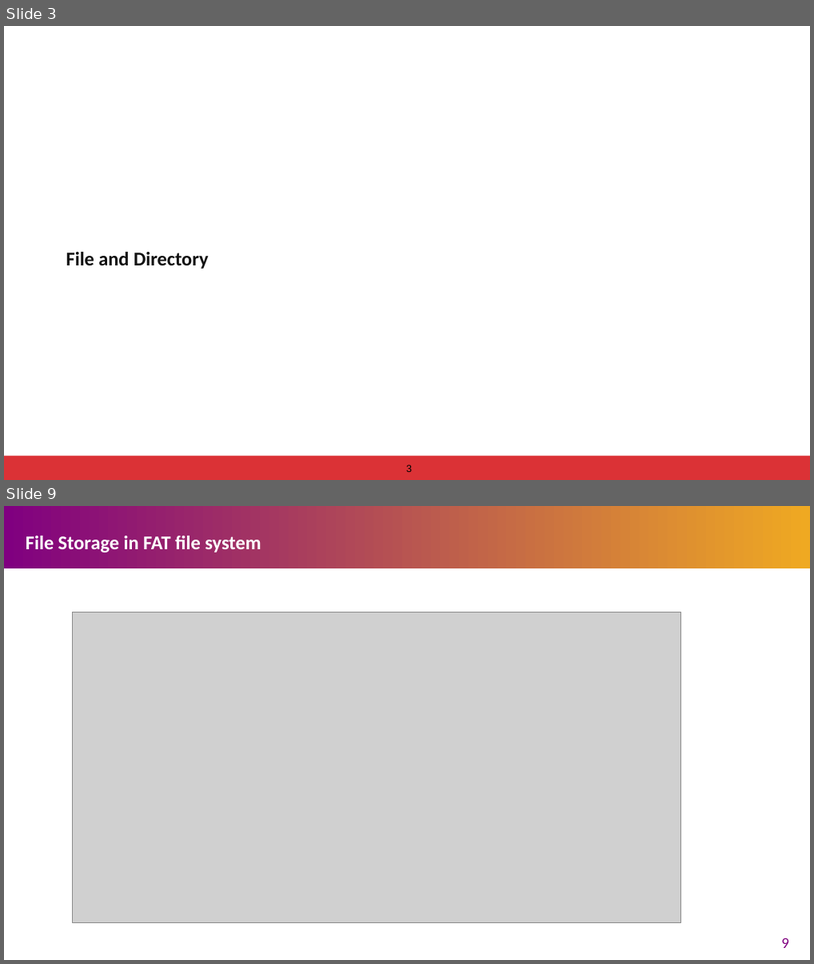
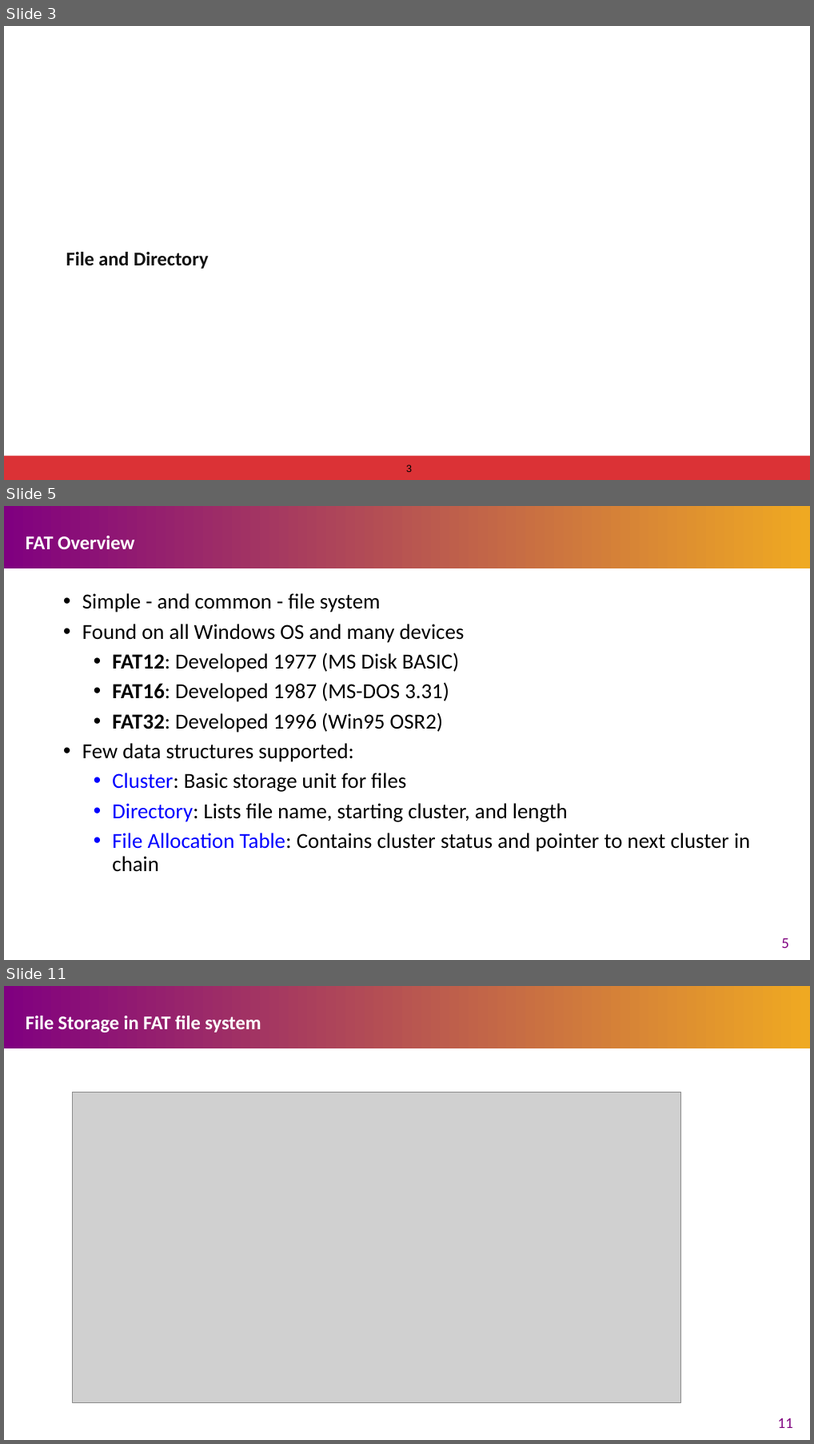
Before and after one commit to Marcusleeleelee/CSCI3150, a slide deck: tutorial/T12/tut12.pptx. Shown one above the other, each under a label of ours: slides 3 and 9 before the commit, slides 3, 5 and 11 after it; the slides between them are not shown. The pictures are 814x964 and 814x1444 pixels, drawn with LibreOffice and Linux fonts; fonts in the diff are those of the drawing; grey boxes stand for pictures. Boxes give left, top, right and bottom in pixels: in the first picture for what was removed or moved away, otherwise in the second. Text is boxed around its words. In the diff, an @@ line names an element or a change of style, - is before the commit and + after.

```diff
--- a/tutorial/T12/tut12.pptx
+++ b/tutorial/T12/tut12.pptx
@@ slide 5 added at bbox=[4, 506, 810, 960], background #FFFFFF; not listed: 1 template element that a slide beside it also shows @@
@@ title added at bbox=[26, 536, 134, 549], 40 pt, text #FFFFFF, bold @@
+FAT Overview
@@ text added at bbox=[82, 593, 750, 872], 25.5 pt, text #000000 @@
+• Simple - and common - file system
+• Found on all Windows OS and many devices
+  • FAT12: Developed 1977 (MS Disk BASIC)
+  • FAT16: Developed 1987 (MS-DOS 3.31)
+  • FAT32: Developed 1996 (Win95 OSR2)
+• Few data structures supported:
+  • Cluster: Basic storage unit for files
+  • Directory: Lists file name, starting cluster, and length
+  • File Allocation Table: Contains cluster status and pointer to next cluster in chain
@@ page number added at bbox=[782, 938, 790, 948], 18 pt, text #800080 @@
+5
@@ what was slide 9 is now slide 11 @@
@@ page number at bbox=[778, 1418, 794, 1428]: text changed @@
-9
+11
```
Also in this commit, not shown: 4 slides changed, 4 other slides added, 1 slide removed.
